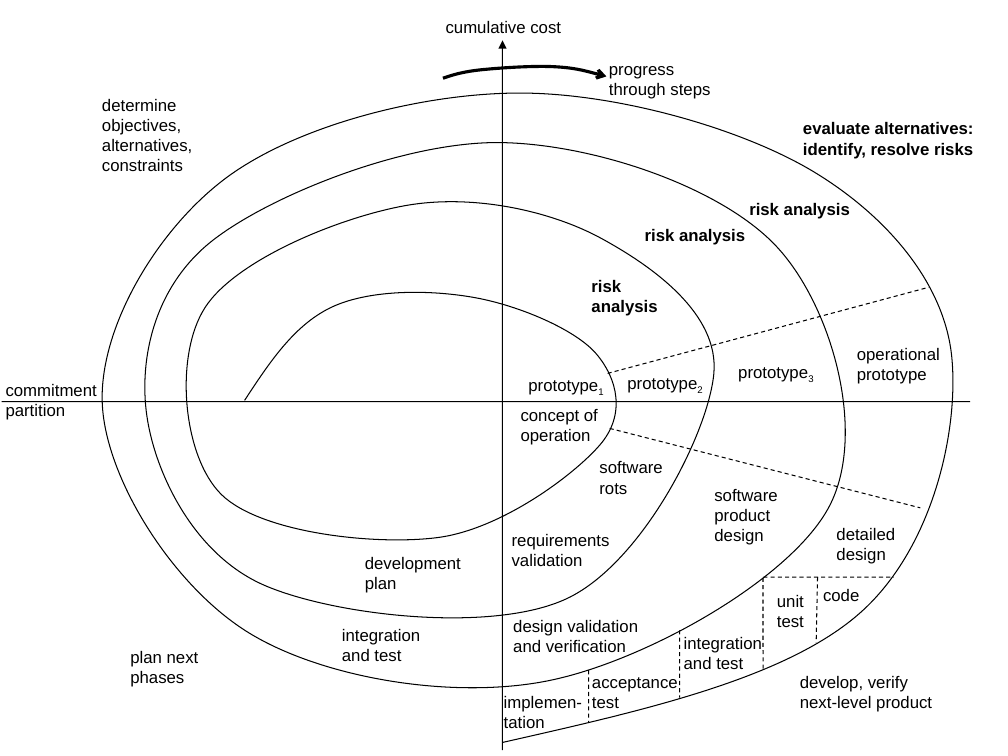
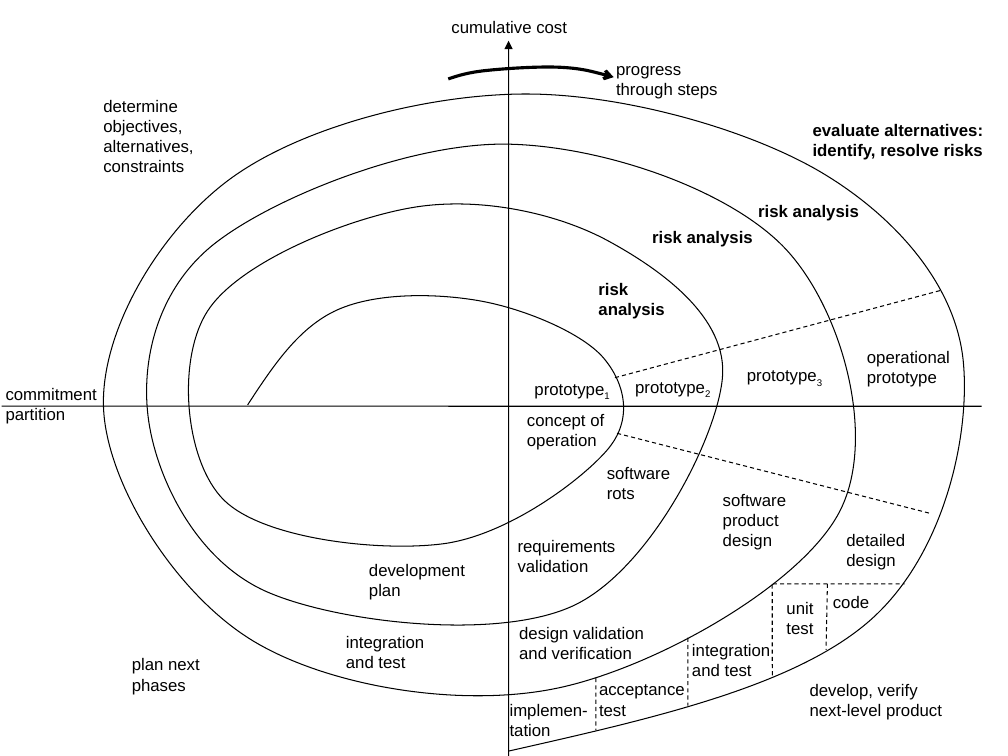
Before and after one commit to bestrada/bestrada, a slide deck: slide 4 of CSC508/prudence/images/figures.ppt. Drawn at 1008x756 pixels with LibreOffice and Linux fonts; fonts in the diff are those of the drawing. Boxes give left, top, right and bottom in pixels: in the first picture for what was removed or moved away, otherwise in the second. Text is boxed around its words. In the diff, an @@ line names an element or a change of style, - is before the commit and + after.

```diff
--- a/CSC508/prudence/images/figures.ppt
+++ b/CSC508/prudence/images/figures.ppt
@@ arrow moved from (502, 750) - (502, 40) to (508, 756) - (508, 40) @@
@@ 3 texts, 1 freeform shape moved together from (x1=443, y1=21, x2=745, y2=245) to (x1=449, y1=21, x2=753, y2=247) @@
@@ freeform shape resized from (x1=98, y1=92, x2=959, y2=742) to (x1=100, y1=93, x2=971, y2=751) @@
@@ text "evaluate alternatives: identify, resolve risks" moved from (x1=803, y1=122, x2=974, y2=159) to (x1=813, y1=124, x2=983, y2=160) @@
@@ text "risk analysis" moved from (x1=749, y1=203, x2=850, y2=219) to (x1=758, y1=205, x2=859, y2=221) @@
@@ line moved from (608, 373) - (928, 287) to (615, 378) - (939, 290) @@
@@ text "commitment partition" moved from (x1=6, y1=384, x2=97, y2=420) to (x1=6, y1=388, x2=97, y2=424) @@
@@ line moved from (2, 401) - (970, 401) to (2, 406) - (982, 406) @@
@@ line moved from (610, 428) - (920, 508) to (617, 433) - (931, 514) @@
@@ 7 texts moved together from (x1=365, y1=280, x2=714, y2=593) to (x1=369, y1=283, x2=721, y2=600) @@
@@ 7 texts, 3 lines moved together from (x1=684, y1=348, x2=940, y2=669) to (x1=692, y1=351, x2=950, y2=676) @@
@@ text "plan next phases" moved from (x1=130, y1=651, x2=199, y2=687) to (x1=132, y1=658, x2=200, y2=695) @@
@@ line moved from (679, 630) - (679, 698) to (687, 638) - (687, 706) @@
@@ 4 texts, 1 line moved together from (x1=342, y1=620, x2=678, y2=733) to (x1=346, y1=627, x2=685, y2=736) @@
@@ text "develop, verify next-level product" moved from (x1=800, y1=676, x2=932, y2=712) to (x1=810, y1=684, x2=942, y2=720) @@
```
Also in this commit, not shown: 3 other slides changed, 1 slide added, 16 other files.
